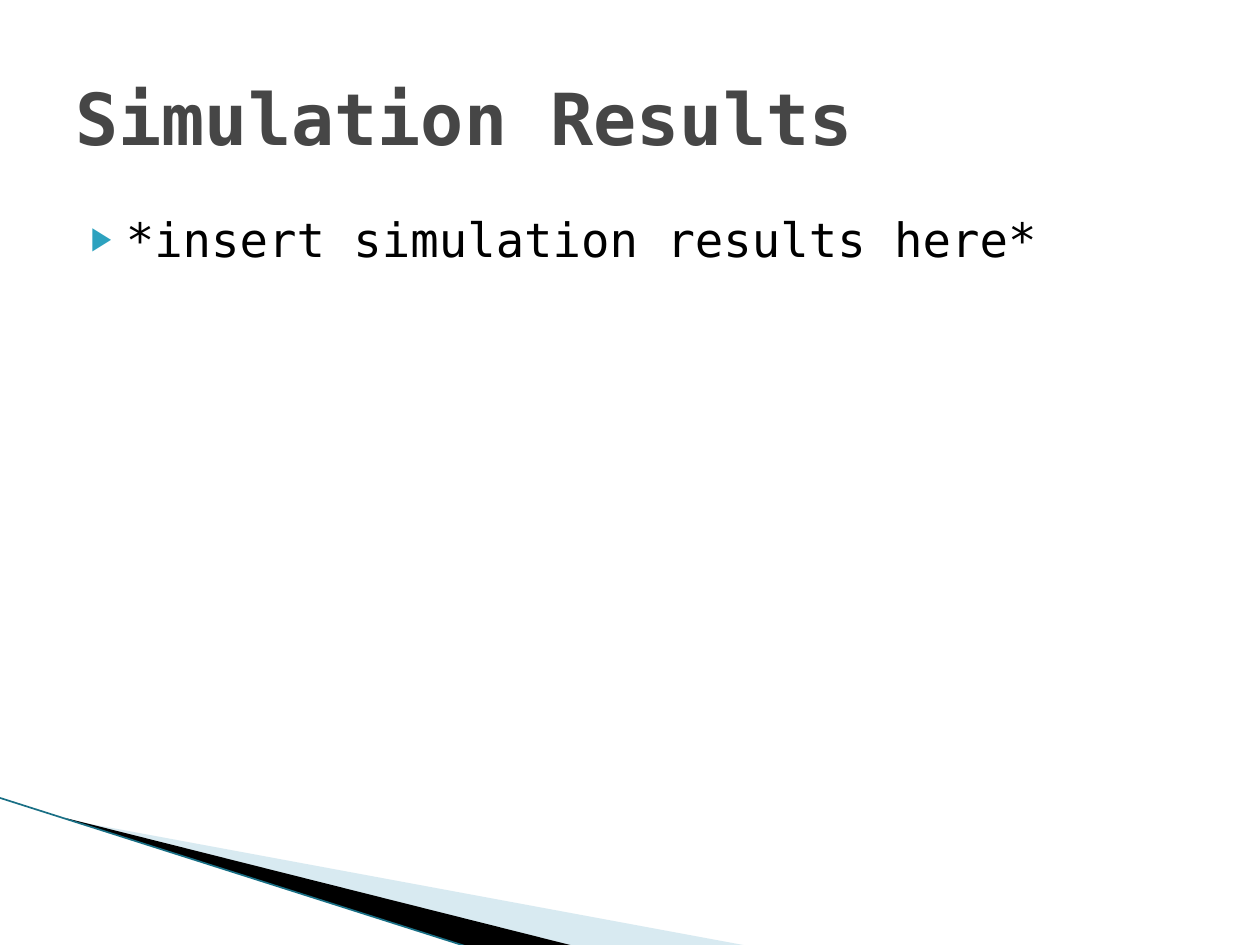
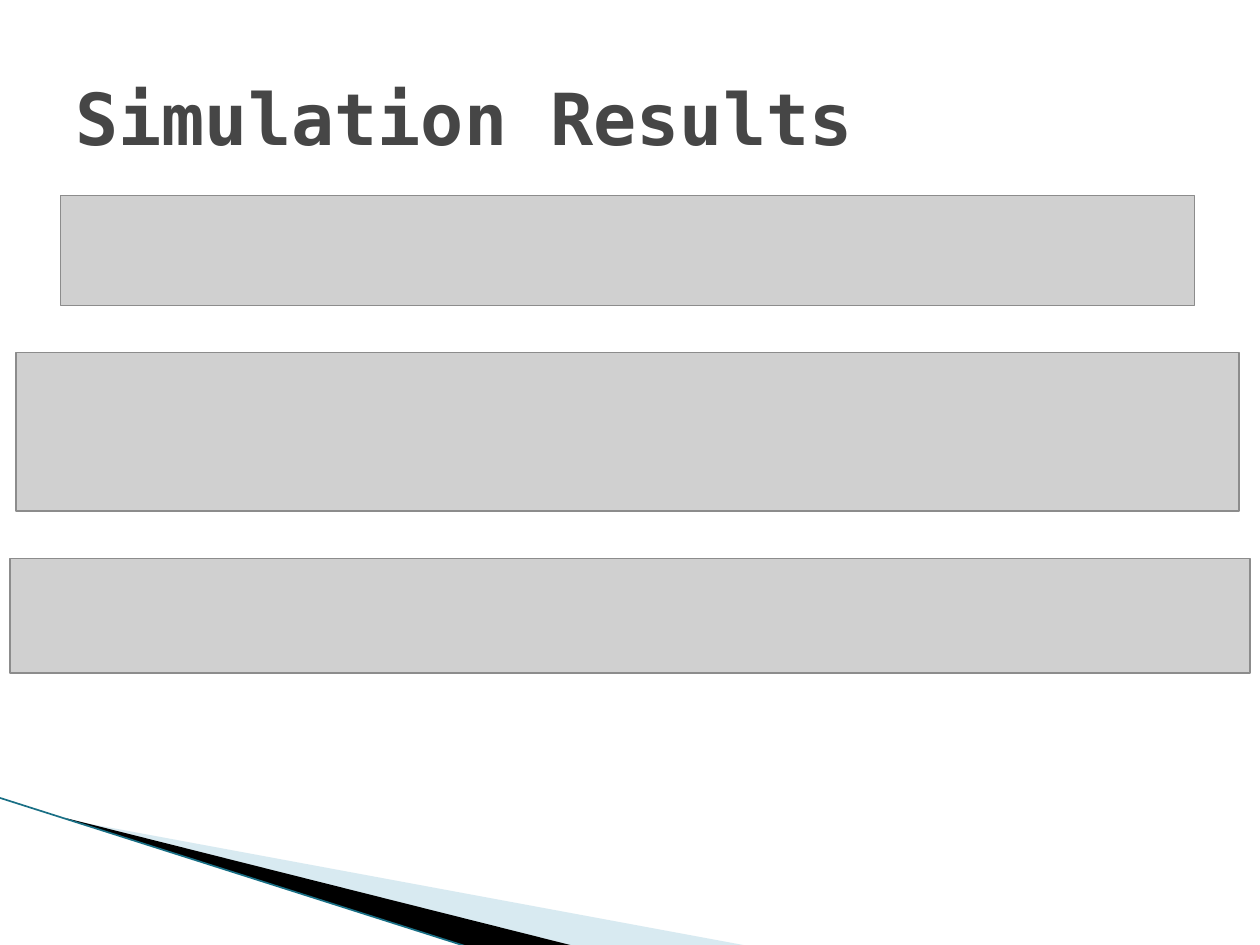
Before and after one commit to nz-Mark-Y/Object-Detection-SoC, a slide deck: slide 3 of documentation/Phase2.pptx. Drawn at 1260x945 pixels with LibreOffice and Linux fonts; fonts in the diff are those of the drawing; grey boxes stand for pictures; background and template pictures are left out. Boxes give left, top, right and bottom in pixels: in the first picture for what was removed or moved away, otherwise in the second. Text is boxed around its words. In the diff, an @@ line names an element or a change of style, - is before the commit and + after.

Commit message:
simulations added to pptx

```diff
--- a/documentation/Phase2.pptx
+++ b/documentation/Phase2.pptx
@@ picture added at box(60, 195, 1194, 305) @@
@@ text removed at box(126, 220, 1036, 258) @@
-▶ *insert simulation results here*
@@ picture added at box(16, 353, 1240, 512) @@
@@ picture added at box(10, 558, 1250, 673) @@
```
Also in this commit, not shown: 1 other slide changed, 6 other files.
